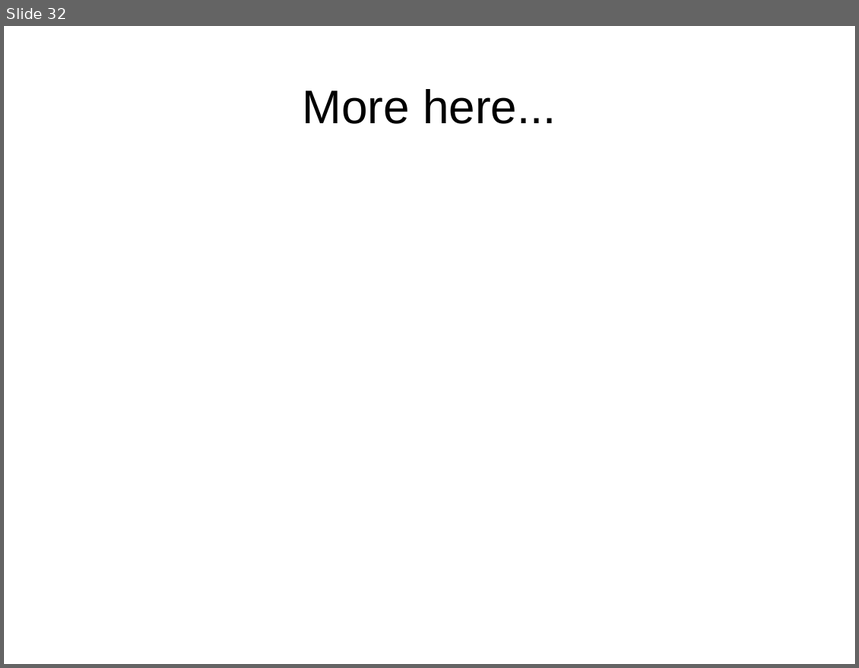
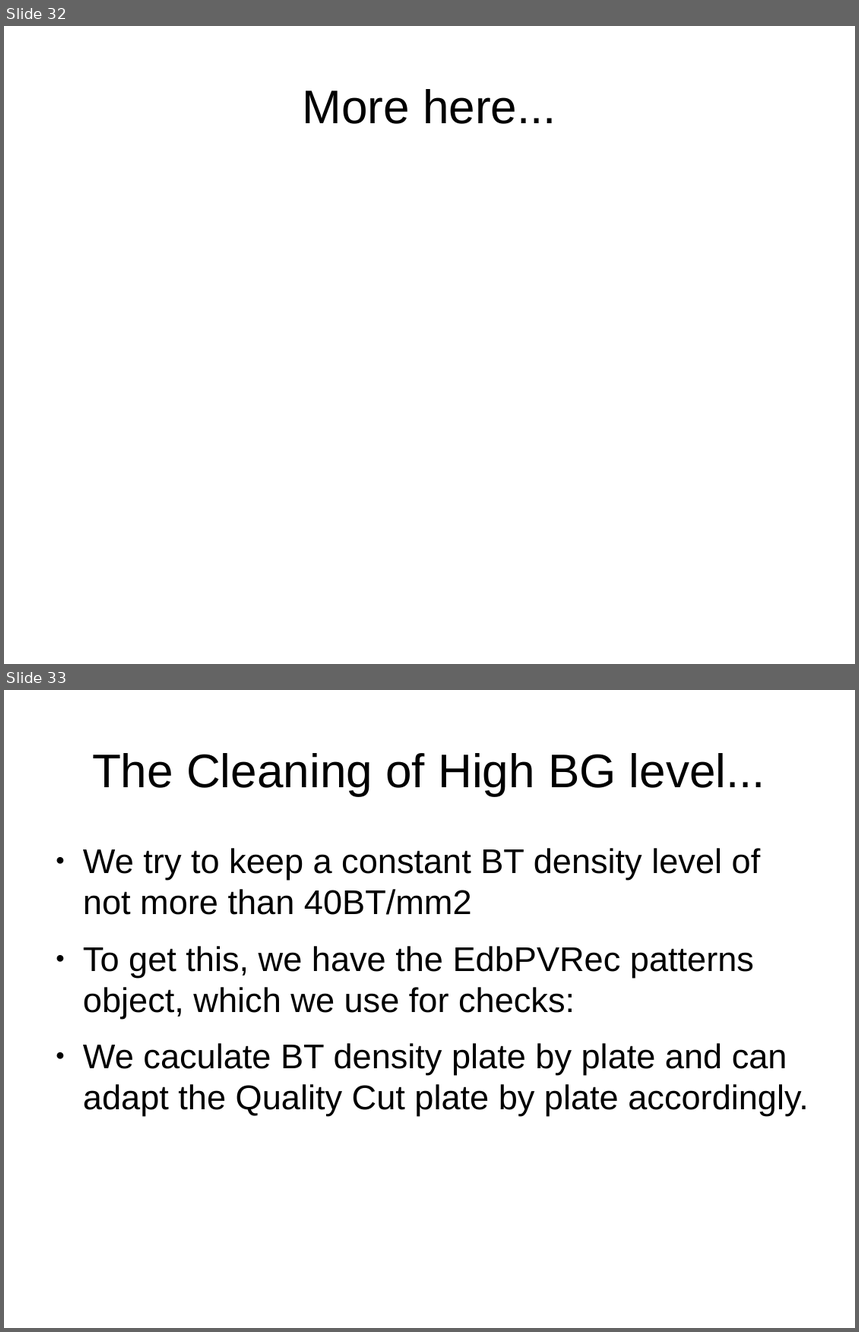
Before and after one commit to antonioiuliano2/fedra, a slide deck: src/libShower/libShowerMANUAL.odp. Shown one above the other, each under a label of ours: slide 32 before the commit, slides 32 and 33 after it. The pictures are 859x668 and 859x1332 pixels, drawn with LibreOffice and Linux fonts; fonts in the diff are those of the drawing. Boxes give left, top, right and bottom in pixels: in the first picture for what was removed or moved away, otherwise in the second. Text is boxed around its words. In the diff, an @@ line names an element or a change of style, - is before the commit and + after.

Commit message:
Update in EdbPVRQuality. The case of Basetrack density greater than 100 BT/mm2 was omitted. This led to a complete cleaning of the corresponding plate. Fixed histogram range from 100->200.

```diff
--- a/src/libShower/libShowerMANUAL.odp
+++ b/src/libShower/libShowerMANUAL.odp
@@ slide 33 added at <box>4,690,855,1328</box>, background #FFFFFF @@
@@ title added at <box>92,753,766,796</box>, 44 pt, text #000000 @@
+The Cleaning of High BG level...
@@ text added at <box>83,848,809,1116</box>, 32 pt, text #000000 @@
+● We try to keep a constant BT density level of not more than 40BT/mm2
+● To get this, we have the EdbPVRec patterns object, which we use for checks:
+● We caculate BT density plate by plate and can adapt the Quality Cut plate by plate accordingly.
```
Also in this commit, not shown: 1 slide changed, 3 other files.
